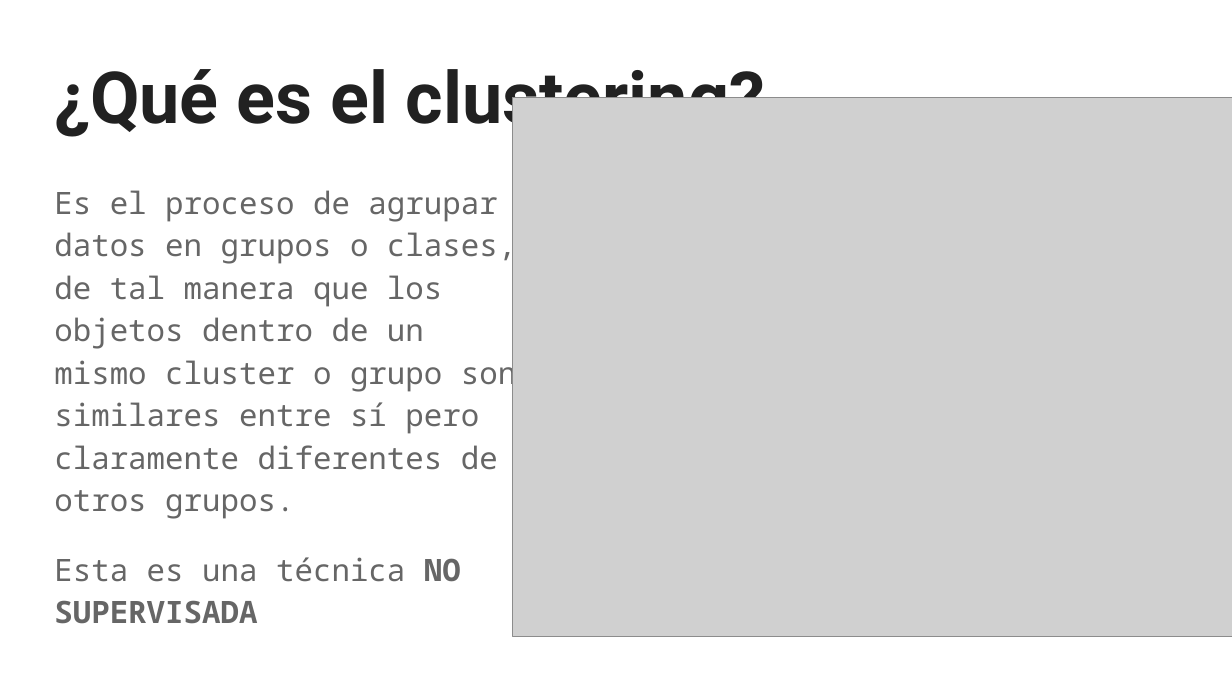
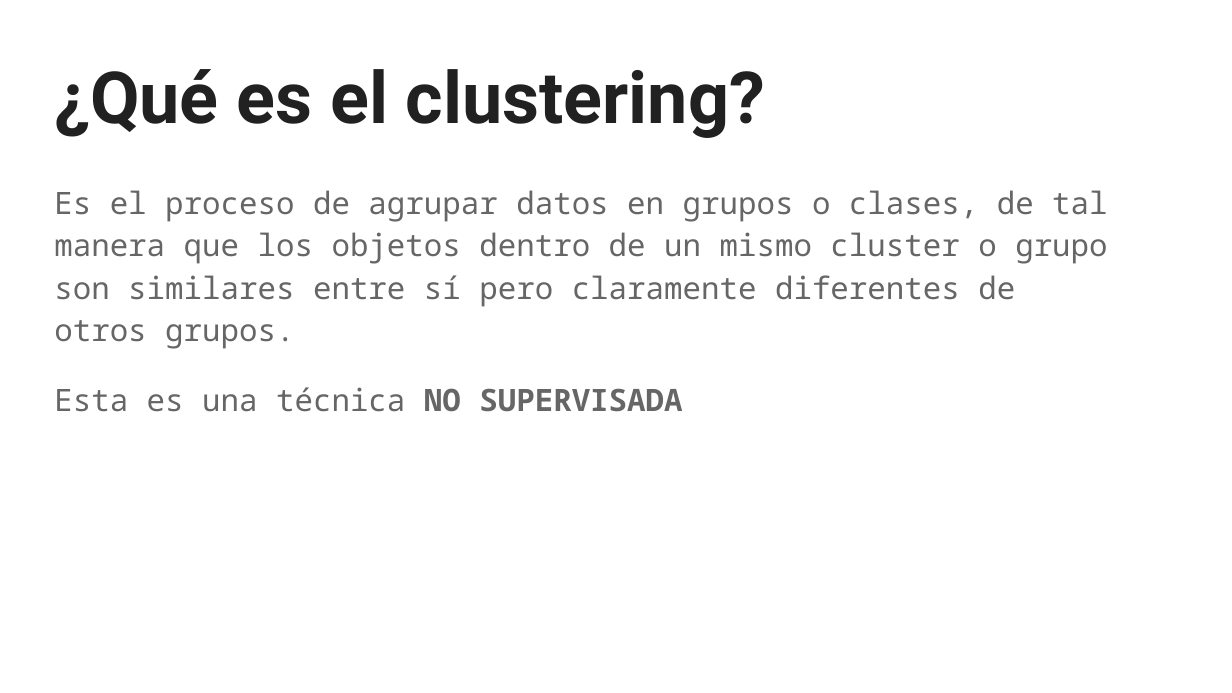
Before and after one commit to sainosmichelle/sainosmichelle.github.io, a slide deck: slide 2 of assets/files/Tema6/clustering/6.5 Clustering.pptx. Drawn at 1232x693 pixels with LibreOffice and Linux fonts; fonts in the diff are those of the drawing; grey boxes stand for pictures. Boxes give left, top, right and bottom in pixels: in the first picture for what was removed or moved away, otherwise in the second. Text is boxed around its words. In the diff, an @@ line names an element or a change of style, - is before the commit and + after.

Commit message:
cluster

```diff
--- a/assets/files/Tema6/clustering/6.5 Clustering.pptx
+++ b/assets/files/Tema6/clustering/6.5 Clustering.pptx
@@ picture removed at <box>513,97,1232,637</box> @@
@@ text "Es el proceso de agrupar ..." rewrapped from <box>54,190,516,624</box> to <box>54,190,1107,412</box> @@
```
Also in this commit, not shown: 1 other slide changed, 2 slides added, 2 slides removed, 6 other files.
